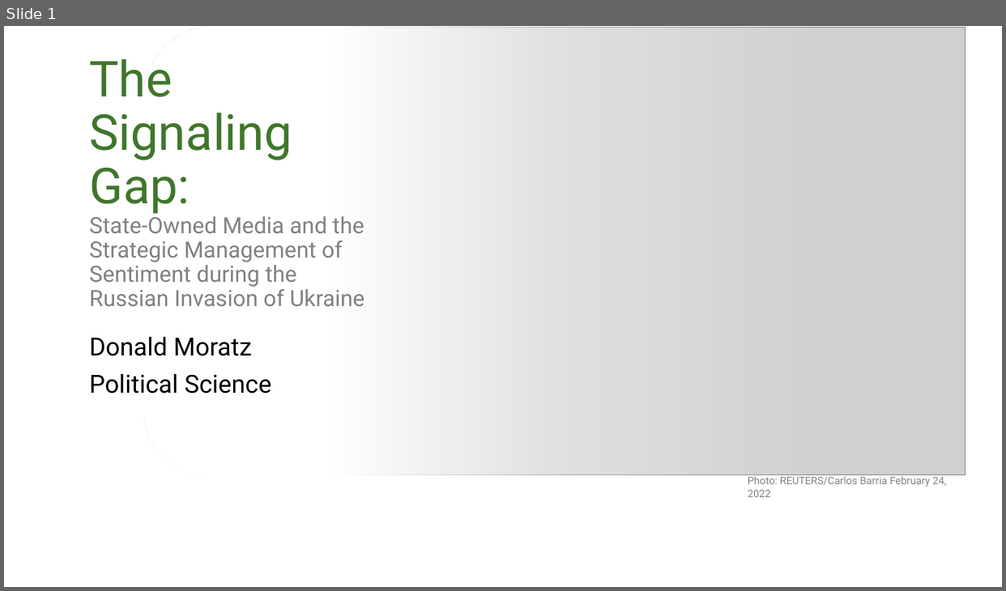
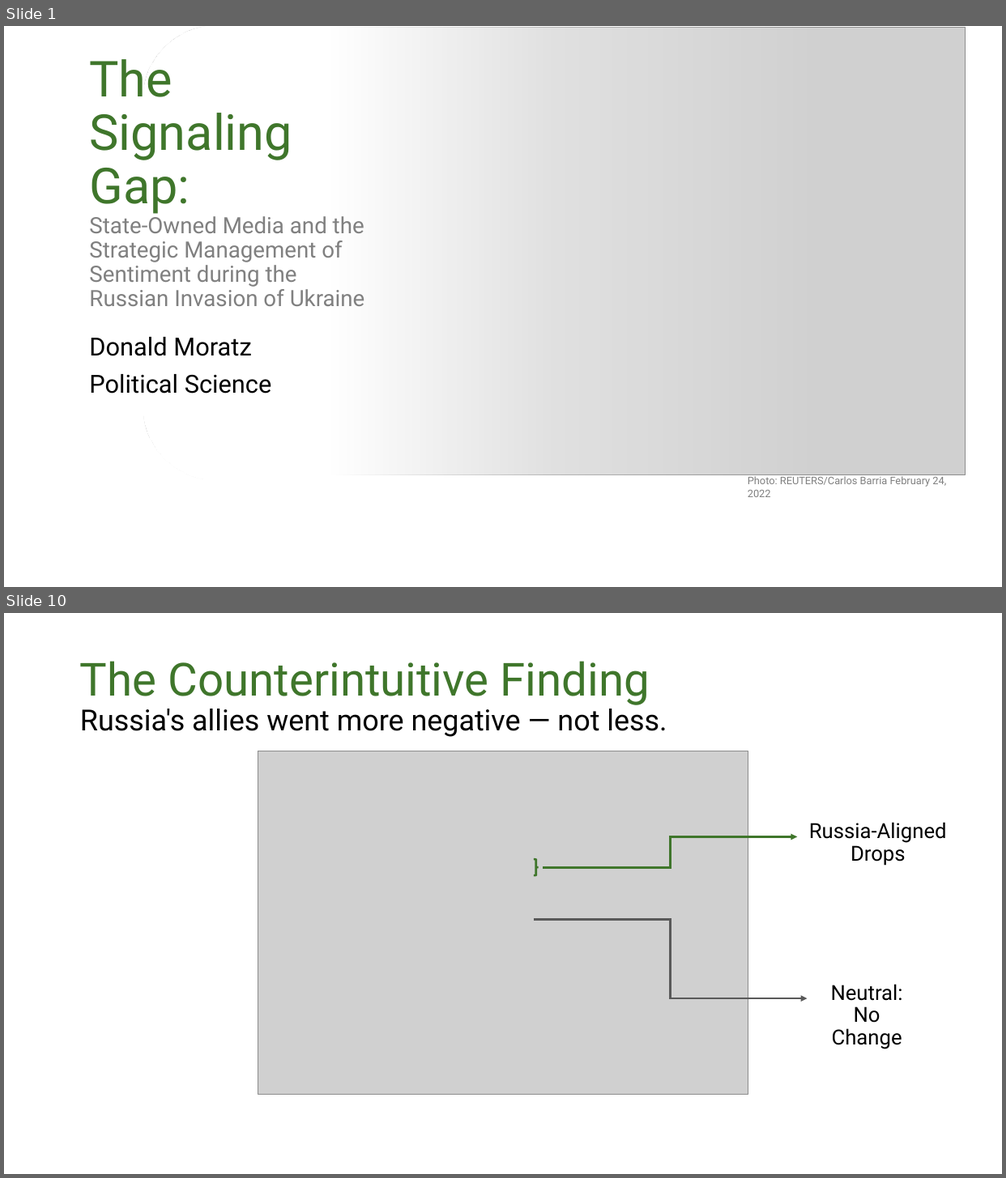
Before and after one commit to dmoratz/russia_sentiment_paper, a slide deck: writing/presentations/moratz_pgt.pptx. Shown one above the other, each under a label of ours: slide 1 before the commit, slides 1 and 10 after it; the slides between them are not shown. The pictures are 1006x591 and 1006x1178 pixels, drawn with LibreOffice and Linux fonts; fonts in the diff are those of the drawing; grey boxes stand for pictures; background and template pictures are left out. Boxes give left, top, right and bottom in pixels: in the first picture for what was removed or moved away, otherwise in the second. Text is boxed around its words. In the diff, an @@ line names an element or a change of style, - is before the commit and + after.

Commit message:
Updates to slides, adding presentation figures to scripts

```diff
--- a/writing/presentations/moratz_pgt.pptx
+++ b/writing/presentations/moratz_pgt.pptx
@@ slide 10 added at box(4, 613, 1002, 1174), background picture (left out) @@
@@ title added at box(80, 661, 667, 737), 28 pt, text #000000 @@
+The Counterintuitive Finding
+Russia's allies went more negative — not less.
@@ picture added at box(258, 751, 748, 1094) @@
@@ text added at box(809, 822, 947, 866), 20 pt, text #000000 @@
+Russia-Aligned Drops
@@ elbow arrow added from (543, 867) to (798, 837), #3F762B 2 pt @@
@@ right brace added at box(534, 859, 539, 875), outline #3F762B 2 pt @@
@@ elbow arrow added from (534, 920) to (808, 999), #595959 2 pt @@
@@ text added at box(831, 984, 903, 1050), 20 pt, text #000000 @@
+Neutral: No Change
```
Also in this commit, not shown: 2 slides changed, 8 other slides added, 8 other files.
